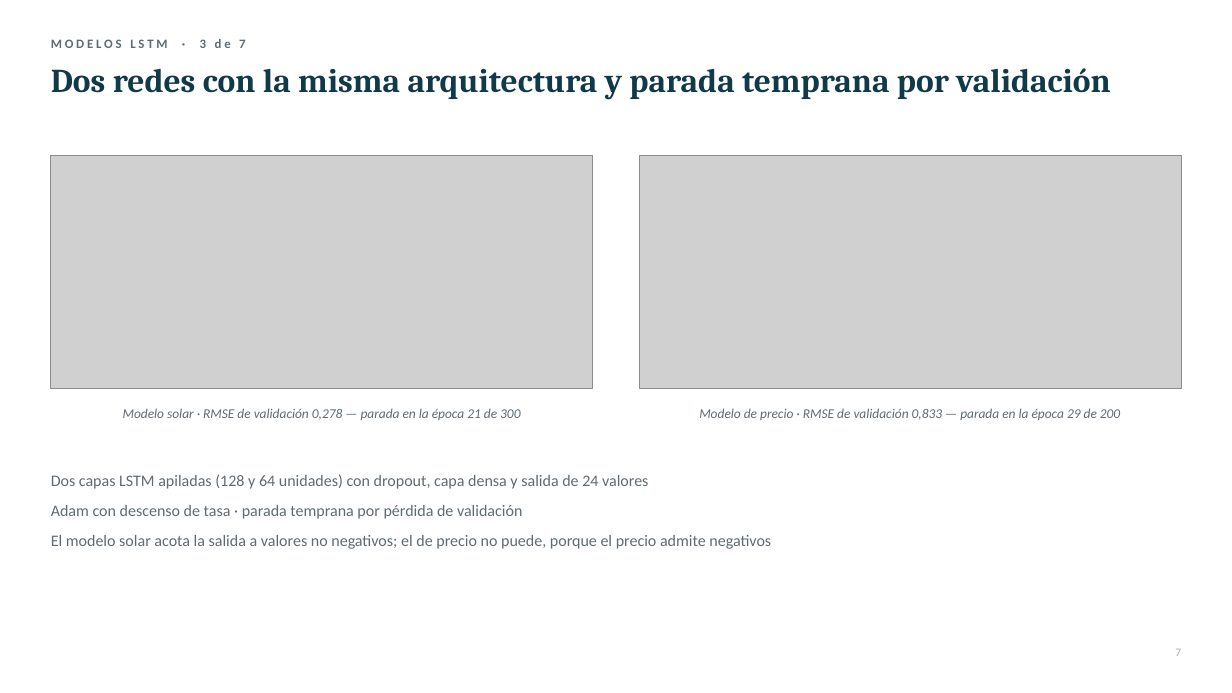
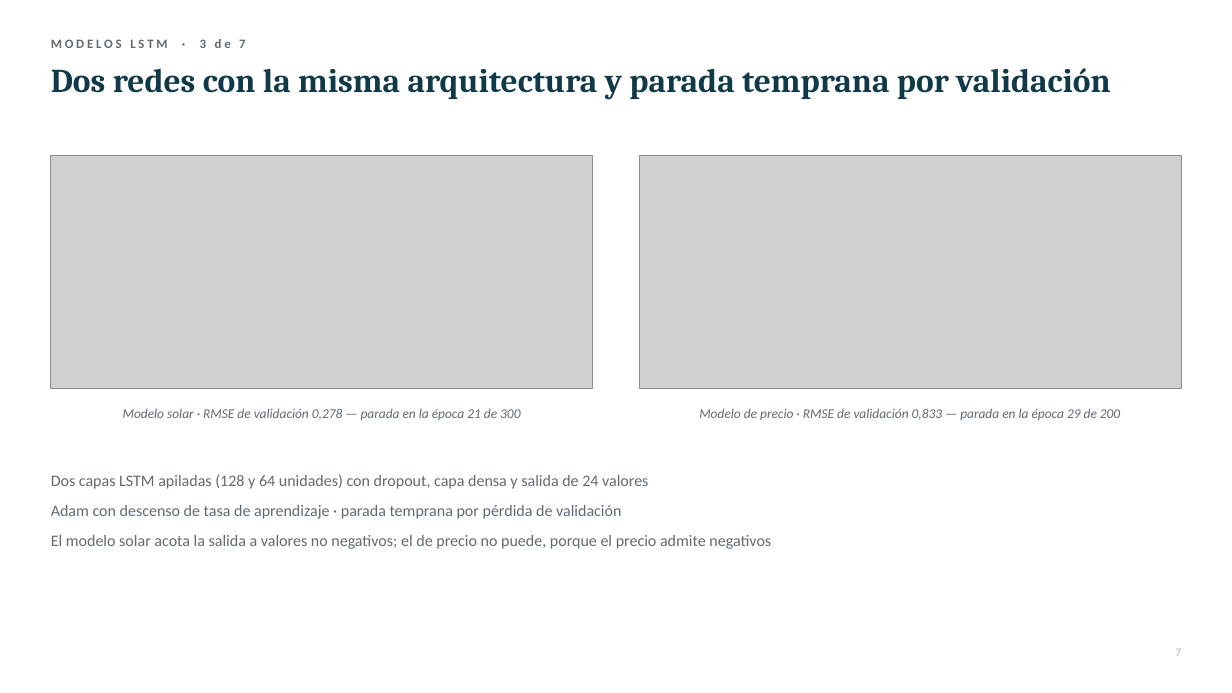
Before and after one commit to FerXxk/multi-energy-station-ems, a slide deck: slide 7 of defensa/OASIS_defensa_TFG.pptx. Drawn at 1232x693 pixels with LibreOffice and Linux fonts; fonts in the diff are those of the drawing; grey boxes stand for pictures. Boxes give left, top, right and bottom in pixels: in the first picture for what was removed or moved away, otherwise in the second. Text is boxed around its words. In the diff, an @@ line names an element or a change of style, - is before the commit and + after.

```diff
--- a/defensa/OASIS_defensa_TFG.pptx
+++ b/defensa/OASIS_defensa_TFG.pptx
@@ text at (51,505,621,519): text changed @@
-Adam con descenso de tasa · parada temprana por pérdida de validación
+Adam con descenso de tasa de aprendizaje · parada temprana por pérdida de validación
```
Also in this commit, not shown: 6 other slides changed, 2 other files.
